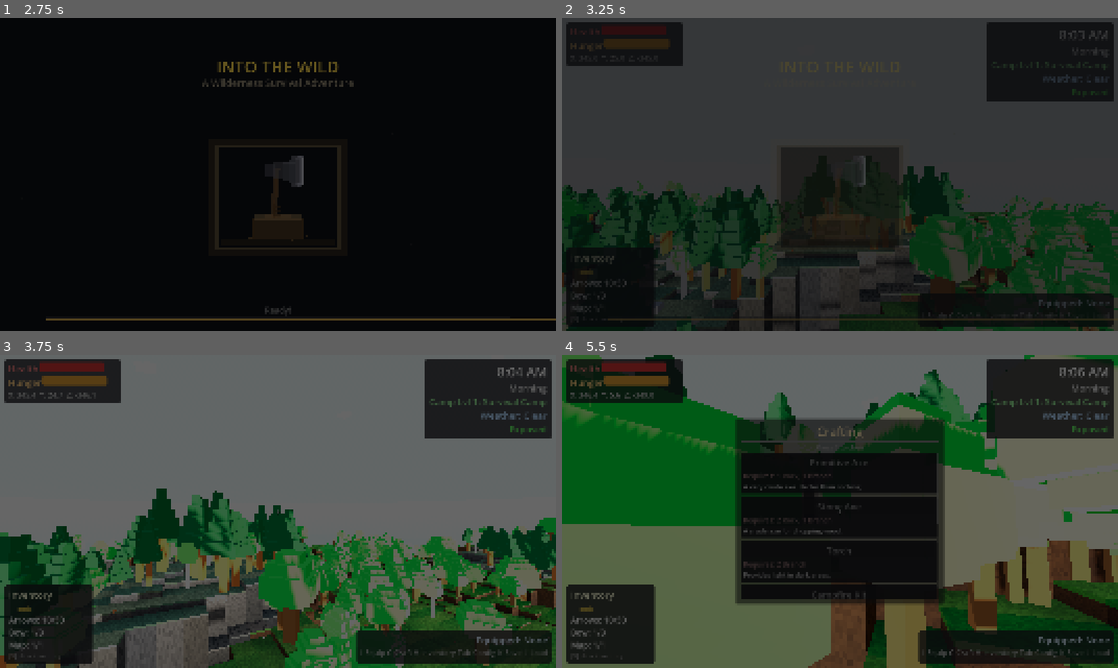
Above: before the commit, frames 1-4 (two rows, left to right).
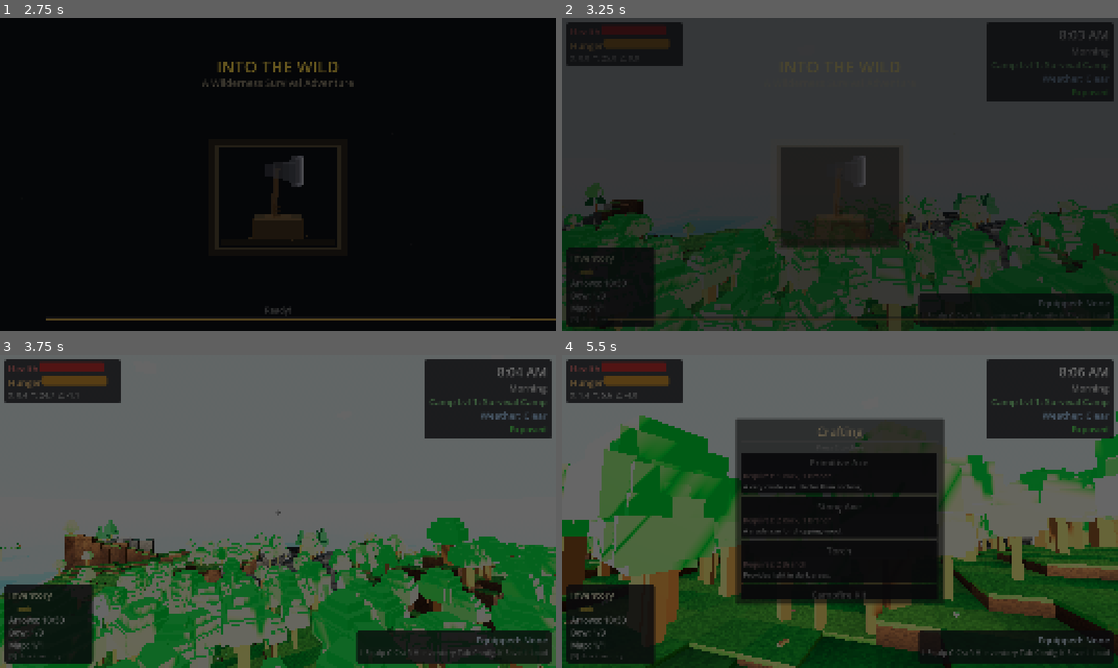
Above: after the commit, the same moments.

Repository: adchamberlain/into-the-wild
Game: Godot game, scene res://scenes/main.tscn
The game is run twice, just before and just after one commit, with the same random seed, the same clock (stepped at 60 frames per second) and the same inputs.
Inputs (mouse positions are in pixels of both pictures, inside the frame that each line leads up to):
- Up to frame 1 (2.75 s): tap Enter at 0.5, 2 s; move the mouse to (305, 174) at 0.52 s; hold C (crouch) 0.53-1.28 s; hold W (move_forward) from 0.53 s (still down); click (305, 174) at 0.67 s; tap Space (jump) at 0.77, 1.07, 1.25, 1.52, 1.82 s; move the mouse to (250, 174) at 1.27 s; tap T (cycle_ammo) at 1.35 s; move the mouse to (289, 168) at 2.02 s; hold F (eat) from 2.03 s (still down)
- Up to frame 2 (3.25 s): keep holding W (move_forward); move the mouse to (834, 180) at 2.77 s; release F (eat) at 2.78 s; tap E (interact) at 2.85 s; click (834, 180) at 2.92 s; tap Space (jump) at 3.02 s
- Up to frame 3 (3.75 s): keep holding W (move_forward); tap Space (jump) at 3.32 s; move the mouse to (316, 514) at 3.52 s; hold M (move_structure) from 3.53 s (still down)
- Up to frame 4 (5.5 s): tap Space (jump) at 3.77, 4.07, 4.52, 4.82 s; move the mouse to (795, 508) at 4.27 s; release M (move_structure) at 4.28 s; tap X (open_crafting) at 4.35 s; move the mouse to (867, 511) at 5.02 s; release W (move_forward) at 5.03 s; hold S (move_backward) from 5.03 s (still down); hold Shift (sprint) from 5.03 s (still down); click (867, 511) at 5.17 s

Frame 1 is identical in both runs. In frame 2, 19% of the frame differs, in the area x 0-100%, y 47-100%; in frame 3, 32%; in frame 4, 39%, in the area x 0-100%, y 0-100%.

Commit message:
Restore new game spawn to origin, remove debug signpost spawn
Co-Authored-By: Claude Opus 4.6 <noreply@anthropic.com>

Diff:
--- a/scenes/main.tscn
+++ b/scenes/main.tscn
@@ -82,7 +82,7 @@
 [node name="World" parent="." instance=ExtResource("1_world")]
 
 [node name="Player" parent="." instance=ExtResource("2_player")]
-transform = Transform3D(1, 0, 0, 0, 1, 0, 0, 0, 1, 345, 25, -345)
+transform = Transform3D(1, 0, 0, 0, 1, 0, 0, 0, 1, 0, 25, 0)
 
 [node name="WeatherParticles" parent="Player/Camera3D"]
 weather_manager_path = NodePath("../../../WeatherManager")
